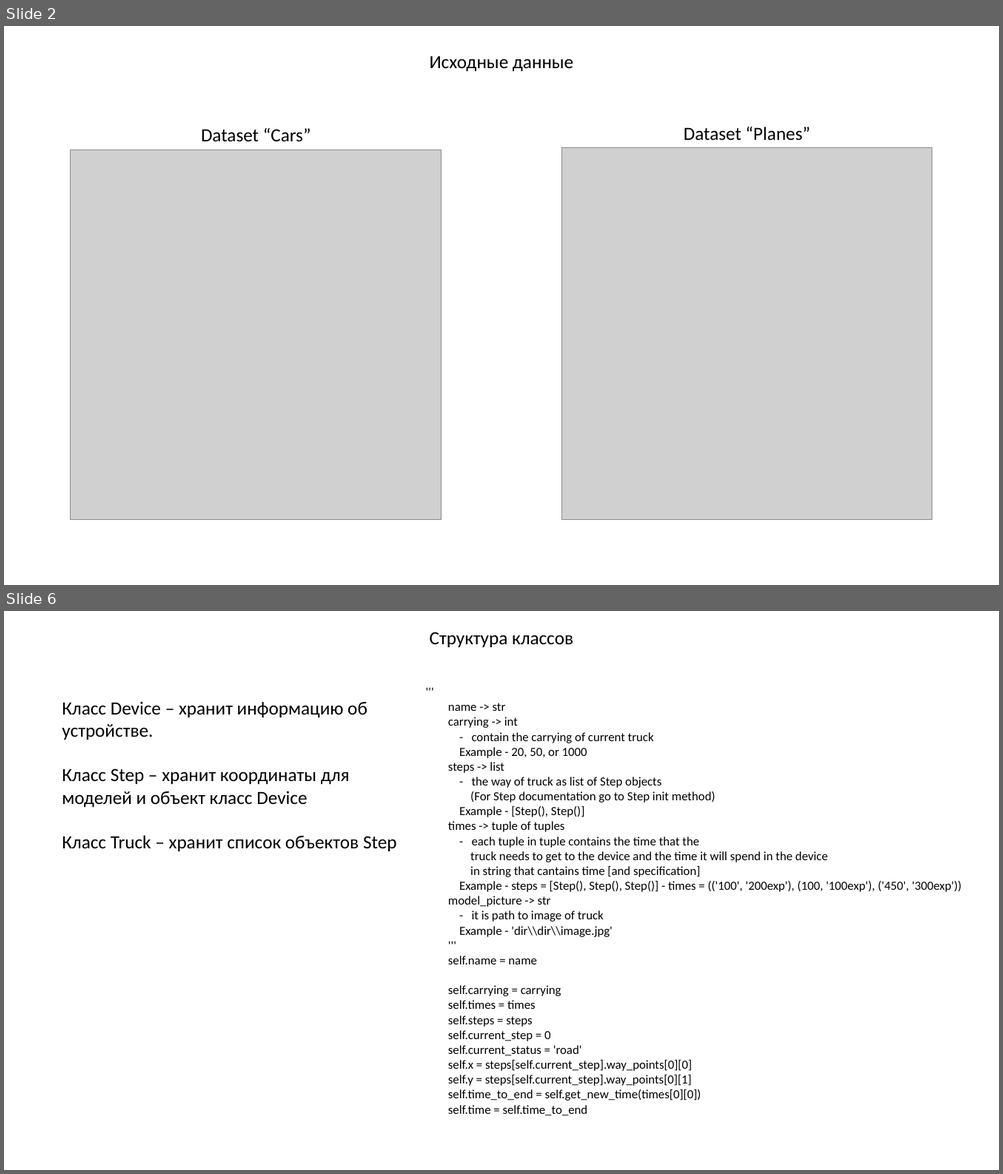
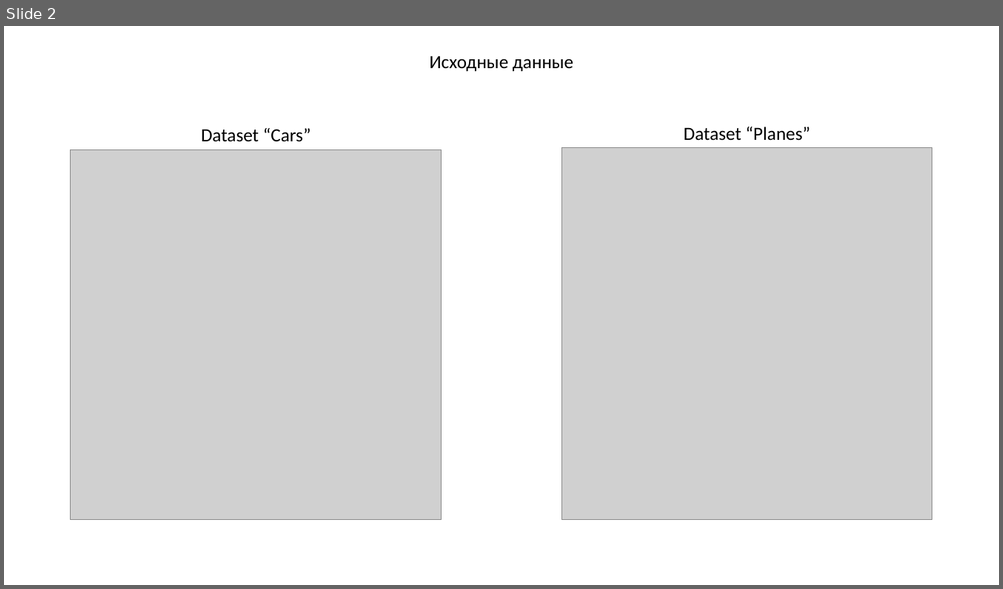
Before and after one commit to KanVull/Kursach-8Sem, a slide deck: Презентация.pptx. Shown one above the other, each under a label of ours: slides 2 and 6 before the commit, slide 2 after it; the slides between them are not shown. The pictures are 1003x1174 and 1003x589 pixels, drawn with LibreOffice and Linux fonts; fonts in the diff are those of the drawing; grey boxes stand for pictures. Boxes give left, top, right and bottom in pixels: in the first picture for what was removed or moved away, otherwise in the second. Text is boxed around its words. In the diff, an @@ line names an element or a change of style, - is before the commit and + after.

```diff
--- a/Презентация.pptx
+++ b/Презентация.pptx
@@ slide 6 removed at [4, 611, 999, 1170], background #FFFFFF @@
@@ text removed at [430, 632, 573, 647] @@
-Структура классов
@@ text removed at [62, 701, 396, 851] @@
-Класс Device – хранит информацию об устройстве.
-Класс Step – хранит координаты для моделей и объект класс Device
-Класс Truck – хранит список объектов Step
@@ text removed at [448, 703, 961, 1116] @@
-'''
-name -> str
-carrying -> int
-- contain the carrying of current truck
-Example - 20, 50, or 1000
-steps -> list
-- the way of truck as list of Step objects
-(For Step documentation go to Step init method)
-Example - [Step(), Step()]
-times -> tuple of tuples
-- each tuple in tuple contains the time that the
-truck needs to get to the device and the time it will spend in the device
-in string that cantains time [and specification]
-Example - steps = [Step(), Step(), Step()] - times = (('100', '200exp'), (100, '100exp'), ('450', '300exp'))
-model_picture -> str
-- it is path to image of truck
-Example - 'dir\\dir\\image.jpg'
-'''
-self.name = name
-self.carrying = carrying
-self.times = times
-self.steps = steps
-self.current_step = 0
-self.current_status = 'road'
-self.x = steps[self.current_step].way_points[0][0]
-self.y = steps[self.current_step].way_points[0][1]
-self.time_to_end = self.get_new_time(times[0][0])
-self.time = self.time_to_end
```
Also in this commit, not shown: 1 slide changed, 6 slides added, 13 other slides removed, 4 other files.
